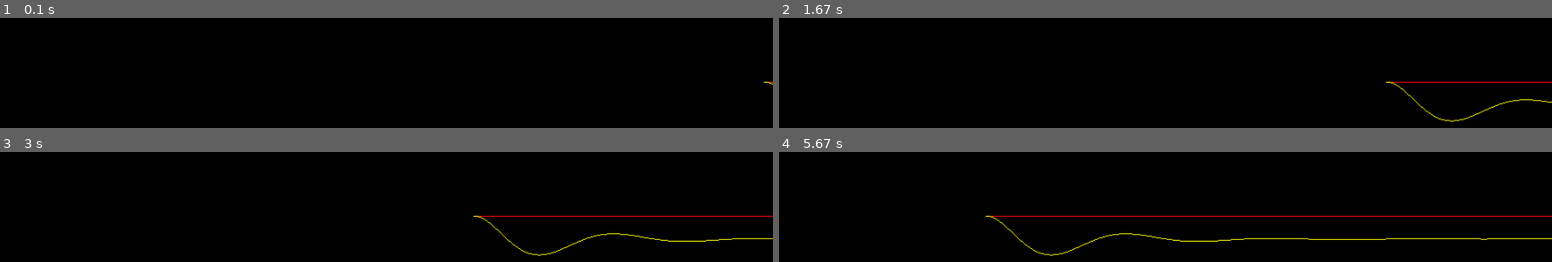
Above: before the commit, frames 1-4 (two rows, left to right).
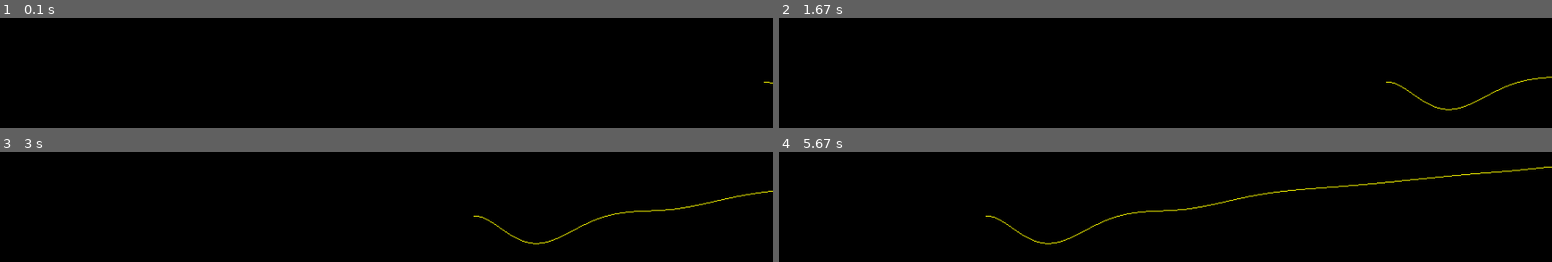
Above: after the commit, the same moments.

Repository: troncosoae/tareas-ctrl-intel
Game: pygame game, started from t6/main.py
Two runs of this game, one before a commit and one after it. Both use one fixed random seed, a clock stepped at 60 frames per second and the inputs below.
Inputs:
- Up to frame 1 (0.1 s): no input
- Up to frame 2 (1.67 s): no input
- Up to frame 3 (3 s): no input
- Up to frame 4 (5.67 s): no input

The runs differ from the first frame. In frame 1, less than 0.1% of the frame differs, in the area x 99-100%, y 57-61%; in frame 2, 0.8%; in frame 3, 1.5%; in frame 4, 2.8%, in the area x 27-100%, y 13-95%.

Commit message:
stable omega_g and Pr reference close

Diff:
--- a/t6/ControlBoxes.py
+++ b/t6/ControlBoxes.py
@@ -7,33 +7,46 @@
 
     def __init__(self, key, kp, ki, kd, Ts):
         SimulationBox.__init__(
-            self, key, ['omega_g', 'P_r', 'P_g'], ['tau_gr', 'beta_r'])
+            self, key, ['omega_g', 'omega_gr', 'P_r', 'P_g'],
+            ['tau_gr', 'beta_r'])
 
-        self.last_omega_g = 0
+        self.kp0 = kp[0]
+        self.ki0 = ki[0]
+        self.kd0 = kd[0]
 
-        self.kp = kp
-        self.ki = ki
-        self.kd = kd
+        self.kp1 = kp[1]
+        self.ki1 = ki[1]
+        self.kd1 = kd[1]
+
         self.Ts = Ts
-        self.last_error = 0
-        self.last_u = 0
+
+        self.last_omega_g_error = 0
+        self.last_tau_gr = 0
+
+        self.last_P_g_error = 0
+        self.last_beta_r = 0
 
     def advance(self, input_values):
         super().advance(input_values)
 
-        d_omega_g = input_values['omega_g'] - self.last_omega_g
-        error = d_omega_g
+        omega_g_error = input_values['omega_g'] - input_values['omega_gr']
+        tau_gr = self.last_tau_gr + self.kp0*omega_g_error - \
+            self.kp0*self.last_omega_g_error + self.ki0*self.Ts*omega_g_error
 
-        u = self.last_u + self.kp*error - self.kp*self.last_error + \
-            self.ki*self.Ts*error
+        self.last_tau_gr = tau_gr
+        self.last_omega_g_error = omega_g_error
 
-        self.last_u = u
-        # self.last_omega_g = d_omega_g
+        P_g_error = input_values['P_g'] - input_values['P_r']
+        beta_r = self.last_beta_r + self.kp1*P_g_error - \
+            self.kp1*self.last_P_g_error + self.ki1*self.Ts*P_g_error
 
-        # update error values
-        self.last_error = error
+        self.last_P_g_error = P_g_error
+        self.last_beta_r = beta_r
 
-        return {'tau_gr': u}
+        return {
+            'tau_gr': tau_gr,
+            'beta_r': beta_r
+        }
 
 
 class PIDController(SimulationBox):
--- a/t6/main.py
+++ b/t6/main.py
@@ -28,13 +28,13 @@
         omega_g_0=omega_g_stable)
     generator_converter_model = GeneratorConverterModel('gc_model', Ts)
     omega_g_ctrl = TurbineController(
-        'omega_g_ctrl', kp=10000, ki=1, kd=0, Ts=Ts)
+        'omega_g_ctrl', kp=[10000, 10], ki=[1, 0], kd=[0, 0], Ts=Ts)
     measurer = PlottingMeasurer(
         'meas',
         [
             'v_W', 'beta_m', 'beta_r', 'omega_r',
             'omega_g', 'P_g', 'tau_g', 'tau_r', 'tau_gr',
-            'theta_d'
+            'theta_d', 'P_r'
         ],
         Ts)
     pygame_tracker = PlottingTurbineWindow(
@@ -50,7 +50,7 @@
         blade_pitch_system, {'beta_r': beta_r_stable, 'omega_r': 1})
     sim.add_box(drive_train_model, {'tau_g': 1})
     sim.add_box(generator_converter_model, {'tau_gr': tau_gr_stable})
-    sim.add_box(omega_g_ctrl, {'P_r': 0.1})
+    sim.add_box(omega_g_ctrl, {'P_r': 1000, 'omega_gr': 0.05})
     sim.add_box(measurer)
     sim.add_box(pygame_tracker)
 
@@ -59,7 +59,7 @@
     pygame_tracker.quit_pygame()
 
     measurer.plot_values(exclude={'tau_r'})
-    # measurer.plot_values({'P_g', 'P_r', 'tau_gr'})
+    measurer.plot_values({'P_g', 'P_r', 'beta_r'})
     measurer.plot_values({'omega_g', 'beta_r', 'tau_gr'})
     measurer.plot_values(
         {'omega_r', 'omega_g', 'tau_r', 'tau_g', 'theta_d'},
